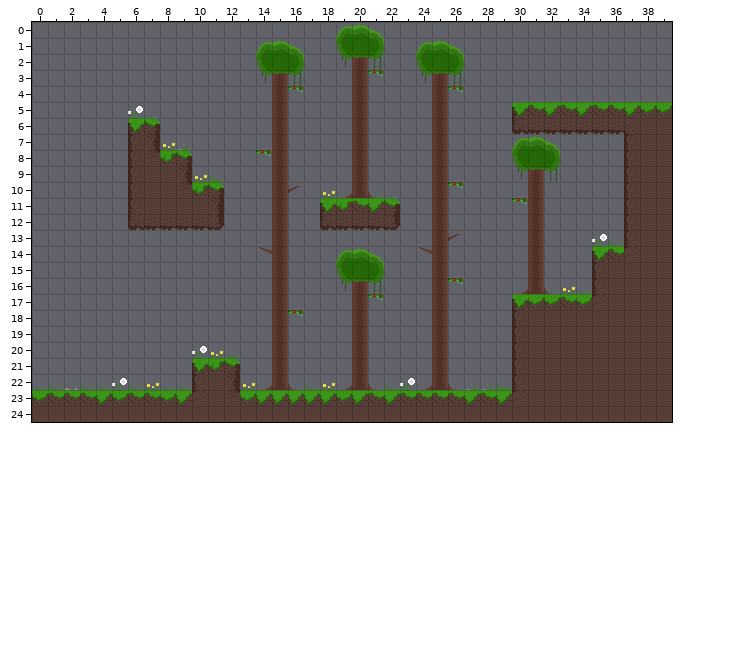
Tiled map (JSON) -- assets/Tilemaps/starterarea_five.json. That is the earlier state.
Cells are 16x16 px. Shown: x 0..39, y 0..24.
New version:
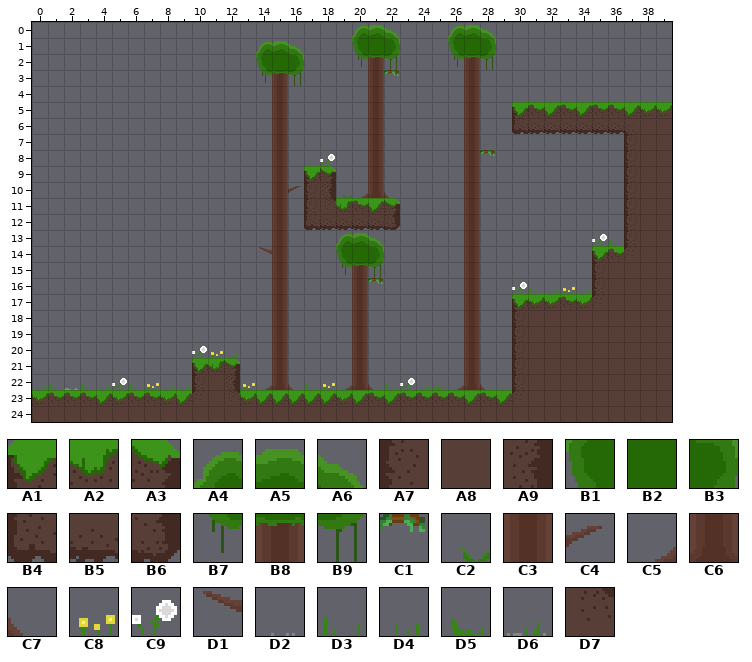
Key: from "Tilemap": A1 0, A2 1, A3 2, A4 3, A5 4, A6 5, A7 6, A8 7, A9 8, B1 9, B2 10, B3 11, B4 12, B5 13, B6 14, B7 15, B8 16, B9 17, C1 18, C2 19, C3 22, C4 23, C5 27, C6 28, C7 29, C8 30, C9 34, D1 35, D2 37, D3 38, D4 39, D5 40, D6 41, D7 48.
__ is an empty cell.
Difference:
Layer "Terrain":
y 3: x 21..22 C1 __ -> __ C1
y 4: x 16 C1 -> __; x 26 C1 -> __
y 6: x 6..7 A1 A3 -> __ __
y 7: x 6..7 A7 A9 -> __ __
y 8: x 6..9 A7 D7 A2 A3 -> __ __ __ __; x 14 C1 -> __; x 28 __ -> C1
y 9: x 6..9 A7 A8 A8 A9 -> __ __ __ __; x 17..18 __ __ -> A1 A3
y 10: x 6..11 A7 A8 A8 D7 A2 A3 -> __ __ __ __ __ __; x 17..18 __ __ -> A7 A9; x 21..22 D4 D2 -> __ __; x 26 C1 -> __
y 11: x 6..11 A7 A8 A8 A8 A8 A9 -> __ __ __ __ __ __; x 17..18 __ A1 -> A7 D7; x 30 C1 -> __
y 12: x 6..11 B4 B5 B5 B5 B5 B6 -> __ __ __ __ __ __; x 17..18 __ B4 -> B4 B5
y 16: x 21 __ -> C1; x 26 C1 -> __
y 18: x 16 C1 -> __
Layer "Decoration":
y 0: x 19..22 A4 A5 A6 __ -> __ A4 A5 A6; x 26..28 __ __ __ -> A4 A5 A6
y 1: x 19..22 B1 B2 B3 __ -> __ B1 B2 B3; x 24..28 A4 A5 A6 __ __ -> __ __ B1 B2 B3
y 2: x 19..22 B7 B8 B9 __ -> __ B7 B8 B9; x 24..28 B1 B2 B3 __ __ -> __ __ B7 B8 B9
y 3: x 20..21 C3 __ -> __ C3; x 24..27 B7 B8 B9 __ -> __ __ __ C3
y 4: x 20..21 C3 __ -> __ C3; x 25 C3 -> __; x 27 __ -> C3
y 5: x 6 C9 -> __; x 20..21 C3 __ -> __ C3; x 25 C3 -> __; x 27 __ -> C3
y 6: x 20..21 C3 __ -> __ C3; x 25 C3 -> __; x 27 __ -> C3
y 7: x 8..9 C8 D6 -> __ __; x 20..21 C3 __ -> __ C3; x 25 C3 -> __; x 27 __ -> C3; x 30..32 A4 A5 A6 -> __ __ __
y 8: x 18 __ -> C9; x 20..21 C3 __ -> __ C3; x 25 C3 -> __; x 27 __ -> C3; x 30..32 B1 B2 B3 -> __ __ __
y 9: x 10..11 C8 D5 -> __ __; x 20..21 C3 __ -> __ C3; x 25 C3 -> __; x 27 __ -> C3; x 30..32 B7 B8 B9 -> __ __ __
y 10: x 18..22 C8 C5 C6 C7 __ -> __ C2 C5 C6 C7; x 25 C3 -> __; x 27 __ -> C3; x 31 C3 -> __
y 11..12: x 25 C3 -> __; x 27 __ -> C3; x 31 C3 -> __
y 13: x 19..21 __ __ __ -> A4 A5 A6; x 25..27 C3 C4 __ -> __ __ C3; x 31 C3 -> __
y 14: x 19..21 A4 A5 A6 -> B1 B2 B3; x 24..25 D1 C3 -> __ __; x 27 __ -> C3; x 31 C3 -> __
y 15: x 19..21 B1 B2 B3 -> B7 B8 B9; x 25 C3 -> __; x 27 __ -> C3; x 31 C3 -> __
y 16: x 19..21 B7 B8 B9 -> __ C3 __; x 25 C3 -> __; x 27 __ -> C3; x 30..32 C5 C6 C7 -> C9 D3 D4
y 17: x 21 C1 -> __; x 25 C3 -> __; x 27 __ -> C3
y 18..21: x 25 C3 -> __; x 27 __ -> C3
y 22: x 24..29 C5 C6 C7 D6 D6 D5 -> D4 D5 C5 C6 C7 __
Changed places in both pictures, as pixel boxes (x1, y1, x2, y2):
changed: (304, 25, 400, 300)
changed: (416, 25, 510, 390)
removed: (288, 86, 303, 92)
removed: (128, 106, 224, 230)
changed: (512, 137, 560, 294)
removed: (256, 150, 271, 156)
removed: (288, 310, 303, 316)
